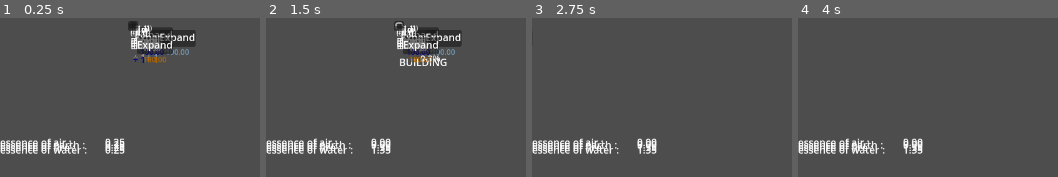
Above: before the commit, frames 1-4 (left to right).
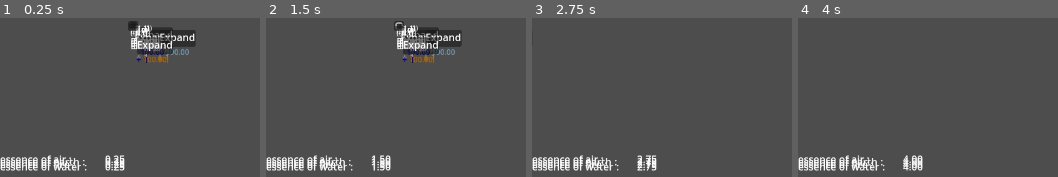
Above: after the commit, the same moments.

Repository: AtkinTC/Godot-Garden
Game: Godot game, scene res://Scenes/main.tscn
Same seed, same stepped clock (60 frames per second), same inputs: the game is played once before the commit and once after it.
Inputs (mouse positions are in pixels of both pictures, inside the frame that each line leads up to):
- Up to frame 1 (0.25 s): no input
- Up to frame 2 (1.5 s): click (422, 35) at 0.52 s; click (396, 24) at 1.27 s
- Up to frame 3 (2.75 s): tap Enter at 2 s; move the mouse to (outside the picture) at 2.02 s; hold D (ui_right) from 2.03 s (still down); tap Mouse wheel up (zoom_in) at 2.1 s
- Up to frame 4 (4 s): move the mouse to (outside the picture) at 2.77 s; release D (ui_right) at 2.78 s; hold S (ui_down) 2.78-3.53 s; tap Mouse wheel down (zoom_out) at 2.85 s; tap Space at 3.5 s; move the mouse to (outside the picture) at 3.52 s; hold D (ui_right) from 3.53 s (still down); tap Mouse wheel up (zoom_in) at 3.6 s

The runs differ from the first frame. In frame 1, 5.3% of the frame differs, in the area x 0-66%, y 14-97%; in frame 2, 5.7%, in the area x 0-70%, y 13-97%; in frame 3, 5.0%; in frame 4, 5.0%.

Commit message:
add Upgrade action and associated Plot Upgrade component and UI

Diff:
--- a/Scenes/Garden/PlotNode/PlotNode.gd
+++ b/Scenes/Garden/PlotNode/PlotNode.gd
@@ -2,6 +2,7 @@
 class_name PlotNode
 
 @onready var build_plot_content_scene : PackedScene = load("res://Scenes/Garden/PlotNode/BuildPlotContent.tscn")
+@onready var upgrade_plot_content_scene : PackedScene = load("res://Scenes/Garden/PlotNode/UpgradePlotContent.tscn")
 @onready var job_plot_content_scene : PackedScene = load("res://Scenes/Garden/PlotNode/JobPlotContent.tscn")
 @onready var passive_plot_content_scene : PackedScene = load("res://Scenes/Garden/PlotNode/PassivePlotContent.tscn")
 
@@ -43,6 +44,8 @@
 	plot_content = null
 	if(plot.get_component("BUILD")):
 		plot_content = build_plot_content_scene.instantiate() as PlotContent
+	elif(plot.get_component("UPGRADE")):
+		plot_content = upgrade_plot_content_scene.instantiate() as PlotContent
 	elif(plot.get_component("PASSIVE")):
 		plot_content = passive_plot_content_scene.instantiate() as PlotContent
 	elif(plot.get_component("JOB")):
--- /dev/null
+++ b/Scenes/Garden/PlotNode/UpgradePlotContent.gd
@@ -0,0 +1,24 @@
+extends PlotContent
+class_name UpgradePlotContent
+
+@onready var progress_bar : TextureProgressBar = $ProgressBar
+@onready var progress_label : Label = $ProgressBar/Label
+
+func _ready():
+	progress_bar.max_value = 100.00
+	update_display()
+
+func _process(_delta):
+	update_display()
+
+func update_display() -> void:
+	var plot : Plot = GardenManager.get_plot(plot_coord)
+	if(!plot):
+		return
+
+	var component : UpgradePlotComponent = plot.get_component("UPGRADE")
+	if(!component):
+		return
+
+	progress_bar.value = component.get_progress_percent()
+	progress_label.text = "%.1f%%" % component.get_progress_percent()
--- /dev/null
+++ b/Scenes/Garden/PlotNode/UpgradePlotContent.tscn
@@ -0,0 +1,40 @@
+[gd_scene load_steps=4 format=3 uid="uid://bwd56fegu0yk6"]
+
+[ext_resource type="Script" path="res://Scenes/Garden/PlotNode/UpgradePlotContent.gd" id="1_sjsrj"]
+[ext_resource type="Texture2D" uid="uid://bt1s107tbjm4m" path="res://Assets/UI/bar_background.png" id="2_unygi"]
+[ext_resource type="Texture2D" uid="uid://c6iehapq57ncv" path="res://Assets/UI/bar_foreground.png" id="3_jbiyu"]
+
+[node name="UpgradePlotContent" type="VBoxContainer"]
+anchor_right = 1.0
+anchor_bottom = 1.0
+offset_right = -1180.0
+offset_bottom = -620.0
+mouse_filter = 2
+script = ExtResource( "1_sjsrj" )
+
+[node name="ProgressBar" type="TextureProgressBar" parent="."]
+minimum_size = Vector2(50, 20)
+offset_right = 100.0
+offset_bottom = 20.0
+mouse_filter = 2
+value = 50.0
+nine_patch_stretch = true
+texture_under = ExtResource( "2_unygi" )
+texture_progress = ExtResource( "3_jbiyu" )
+tint_progress = Color(0.390625, 0.390625, 0.390625, 1)
+
+[node name="Label" type="Label" parent="ProgressBar"]
+offset_right = 100.0
+offset_bottom = 23.0
+theme_override_font_sizes/font_size = 14
+text = "50%"
+horizontal_alignment = 1
+metadata/_edit_layout_mode = 1
+metadata/_edit_use_custom_anchors = false
+
+[node name="Label" type="Label" parent="."]
+offset_top = 24.0
+offset_right = 100.0
+offset_bottom = 50.0
+text = "Upgrading"
+horizontal_alignment = 1
--- a/Scenes/main.gd
+++ b/Scenes/main.gd
@@ -4,5 +4,7 @@
 	SupplyManager.initialize()
 	GardenManager.initialize()
 
+	GardenManager.get_plot(Vector2(0,0)).insert_object("FOCUS_BASIC")
+
 func _process(_delta):
 	GardenManager.step_plots(_delta)
--- a/Scripts/Plot/Plot.gd
+++ b/Scripts/Plot/Plot.gd
@@ -10,6 +10,9 @@
 
 #purchase and insert object to the plot
 func purchase_object(_object_key : String = ""):
+	if(!get_object_type().get(ObjectsManager.REMOVABLE, true)):
+		return false
+
 	if(_object_key == ""):
 		object_key = ObjectsManager.selected_object_key
 	else:
@@ -81,6 +84,27 @@
 		var comp := CapacityPlotComponent.new(coord, object_key)
 		components["CAPACITY"] = comp
 
+#apply upgrade action to plot object
+func upgrade_object():
+	var upgrade_key : String = get_object_type().get(ObjectsManager.UPGRADE_OBJECT, "")
+	if(upgrade_key == ""):
+		return false
+
+	var upgrade_instant : bool = (get_object_type().get(ObjectsManager.UPGRADE_LENGTH, 0) <= 0)
+
+	if(upgrade_instant):
+		#apply upgrade immediatly
+		insert_object(upgrade_key)
+	else:
+		#setup upgrade component progress upgrade job
+		var comp := UpgradePlotComponent.new(coord, object_key)
+		comp.upgrade_complete.connect(_on_upgrade_complete)
+		components["UPGRADE"] = comp
+
+		plot_object_changed.emit()
+
+	return true
+
 func remove_object():
 	var object_type := get_object_type()
 
@@ -116,3 +140,6 @@
 	clear_components()
 	setup_components(true)
 	plot_object_changed.emit()
+
+func _on_upgrade_complete():
+	insert_object(get_object_type().get(ObjectsManager.UPGRADE_OBJECT))
--- /dev/null
+++ b/Scripts/Plot/UpgradePlotComponent.gd
@@ -0,0 +1,57 @@
+extends PlotComponent
+class_name UpgradePlotComponent
+
+signal upgrade_complete()
+
+var upgrade_progress : float
+var upgrade_length : float
+var upgrade_cost : Dictionary
+
+var upgrade_running : bool
+
+func _init(_coord : Vector2, _object_key : String):
+	coord = _coord
+	object_key = _object_key
+
+	var object_type := ObjectsManager.get_object_type(_object_key)
+	upgrade_length = object_type.get(ObjectsManager.UPGRADE_LENGTH, -1.0)
+	upgrade_progress = 0.0
+	upgrade_cost = object_type.get(ObjectsManager.UPGRADE_COST, {})
+
+	upgrade_running = true
+
+func step(_delta : float):
+	if(!upgrade_running):
+		return
+
+	complete_upgrade()
+
+	if(!upgrade_running):
+		return
+
+	var upgrade_cost_delta = {}
+	for key in upgrade_cost.keys():
+		upgrade_cost_delta[key] = upgrade_cost[key]  * _delta / upgrade_length
+
+	if(PurchaseManager.can_afford(upgrade_cost_delta)):
+		for key in upgrade_cost_delta.keys():
+			SupplyManager.get_supply(key).change_quantity(-upgrade_cost_delta[key])
+
+		upgrade_progress += _delta
+
+# complete the current job
+func complete_upgrade():
+	if(upgrade_length > 0 && upgrade_progress < upgrade_length):
+		return
+
+	upgrade_complete.emit()
+
+	upgrade_running = false
+
+func get_progress() -> float:
+	return upgrade_progress
+
+func get_progress_percent() -> float:
+	if(upgrade_length <= 0):
+		return -1.0
+	return upgrade_progress * 100.0 / upgrade_length
--- a/Singletons/ActionManager.gd
+++ b/Singletons/ActionManager.gd
@@ -14,11 +14,16 @@
 		TARGET_TYPE : "Plot",
 		FUNC_NAME : "purchase_object"
 	},
+	"UPGRADE_PLOT_OBJECT" : {
+		DISPLAY_NAME : "Upgrade",
+		TARGET_TYPE : "Plot",
+		FUNC_NAME : "upgrade_object"
+	},
 	"REMOVE_PLOT_OBJECT" : {
 		DISPLAY_NAME : "Remove",
 		TARGET_TYPE : "Plot",
 		FUNC_NAME : "remove_object"
-	},
+	}
 }
 
 func apply_current_action_to_plot(plot : Plot):
--- a/Singletons/GardenManager.gd
+++ b/Singletons/GardenManager.gd
@@ -26,9 +26,6 @@
 				var plot : Plot = Plot.new()
 				plot.set_coord(coord)
 				set_plot(coord, plot)
-
-	var center_plot : Plot = plots.get_at(Vector2(0,0))
-	center_plot.insert_object("FOCUS_BASIC")
 
 # process step time for all garden plots
 func step_plots(step_time : float):
--- a/Singletons/ObjectsManager.gd
+++ b/Singletons/ObjectsManager.gd
@@ -27,9 +27,14 @@
 const PASSIVE := "passive"
 const PASSIVE_GAIN := "passive_gain"
 
+const UPGRADE := "upgrade"
+const UPGRADE_OBJECT := "upgrade_object"
+const UPGRADE_LENGTH := "upgrade_length"
+const UPGRADE_COST := "upgrade_cost"
+
 var object_types := {
 	"FOCUS_BASIC" : {
-		DISPLAY_NAME : "focus",
+		DISPLAY_NAME : "focus lv.1",
 		PURCHASABLE : false,
 		REMOVABLE : false,
 		PASSIVE_GAIN : {
@@ -43,6 +48,32 @@
 			"EARTH_ESS" : 10,
 			"FIRE_ESS" : 10,
 			"WATER_ESS" : 10
+		},
+		UPGRADE_OBJECT : "FOCUS_BASIC_LV2",
+		UPGRADE_LENGTH : 10,
+		UPGRADE_COST : {
+			"AIR_ESS" : 20,
+			"EARTH_ESS" : 20,
+			"FIRE_ESS" : 20,
+			"WATER_ESS" : 20
+		},
+
+	},
+	"FOCUS_BASIC_LV2" : {
+		DISPLAY_NAME : "focus lv.2",
+		PURCHASABLE : false,
+		REMOVABLE : false,
+		PASSIVE_GAIN : {
+			"AIR_ESS" : 2,
+			"EARTH_ESS" : 2,
+			"FIRE_ESS" : 2,
+			"WATER_ESS" : 2
+		},
+		CAPACITY : {
+			"AIR_ESS" : 25,
+			"EARTH_ESS" : 25,
+			"FIRE_ESS" : 25,
+			"WATER_ESS" : 25
 		}
 	},
 	"AIR_SOURCE_BASIC" : {
--- a/project.godot
+++ b/project.godot
@@ -108,6 +108,16 @@
 "class": &"SupplyDisplayContainer",
 "language": &"GDScript",
 "path": "res://Scenes/UI/SupplyDisplayContainer.gd"
+}, {
+"base": "PlotComponent",
+"class": &"UpgradePlotComponent",
+"language": &"GDScript",
+"path": "res://Scripts/Plot/UpgradePlotComponent.gd"
+}, {
+"base": "PlotContent",
+"class": &"UpgradePlotContent",
+"language": &"GDScript",
+"path": "res://Scenes/Garden/PlotNode/UpgradePlotContent.gd"
 }, {
 "base": "RefCounted",
 "class": &"Utils",
@@ -135,6 +145,8 @@
 "Supply": "",
 "SupplyDisplay": "",
 "SupplyDisplayContainer": "",
+"UpgradePlotComponent": "",
+"UpgradePlotContent": "",
 "Utils": ""
 }
 
